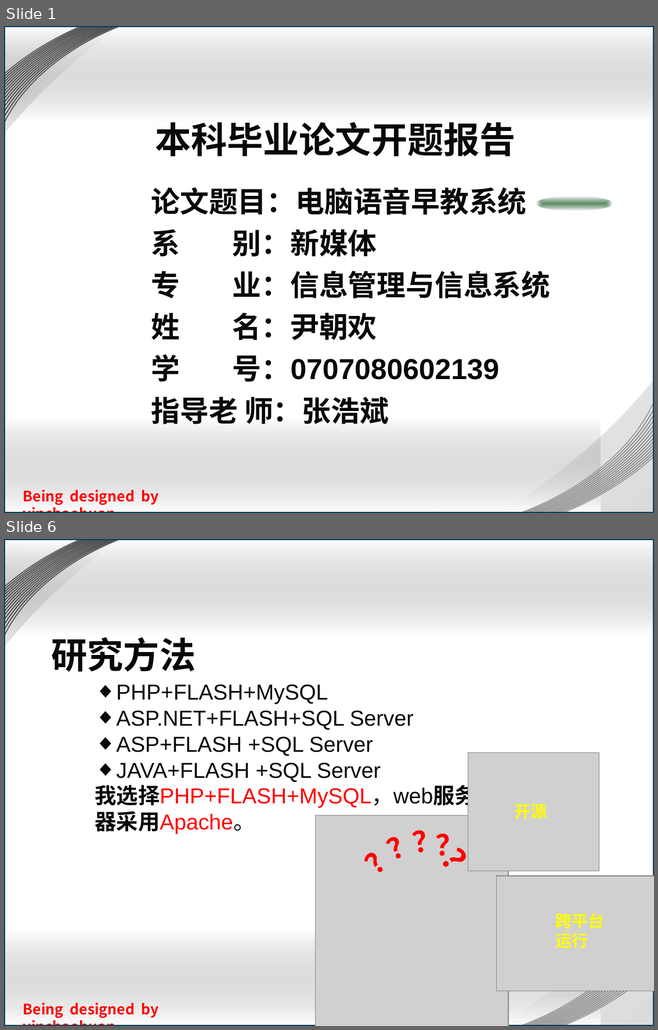
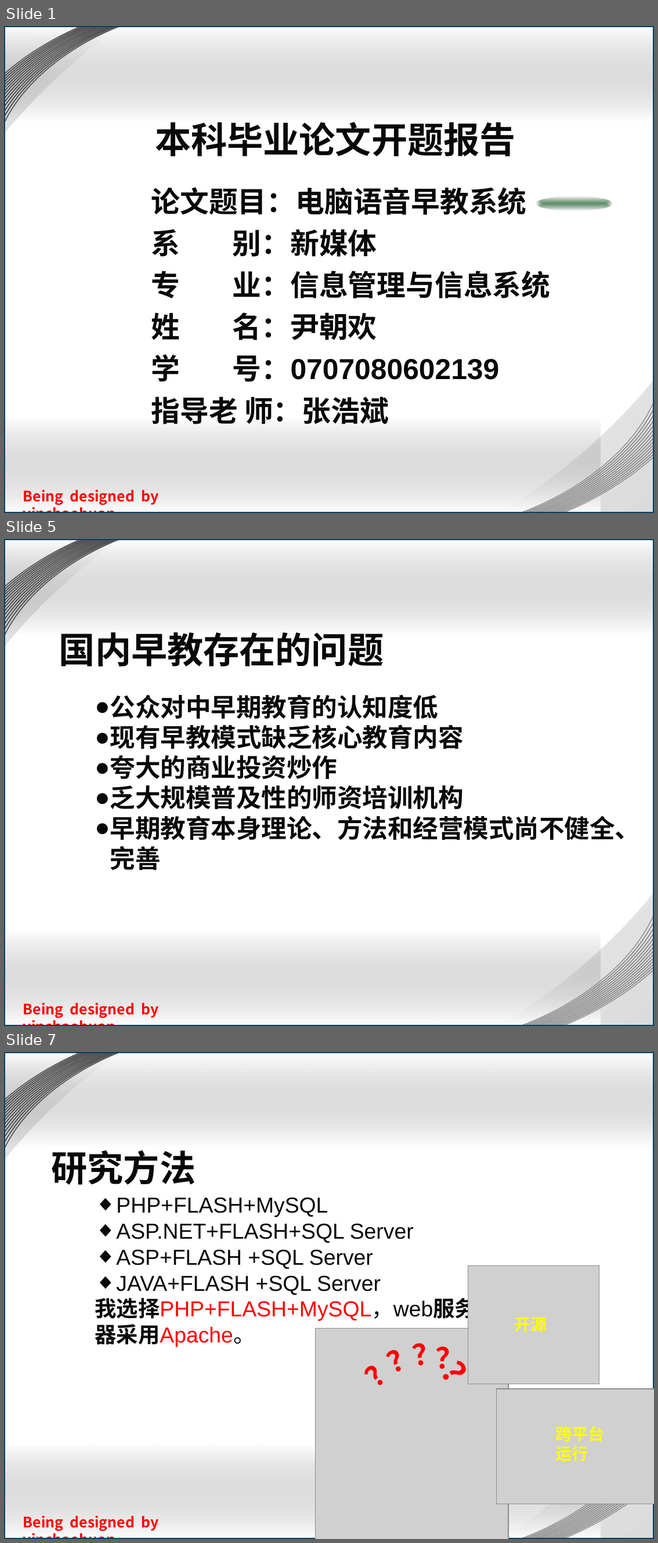
Before and after one commit to zhblue/zjicm2011, a slide deck: VoicePic__SystemDesign/progress/开题报告.ppt. Shown one above the other, each under a label of ours: slides 1 and 6 before the commit, slides 1, 5 and 7 after it; the slides between them are not shown. The pictures are 658x1030 and 658x1543 pixels, drawn with LibreOffice and Linux fonts; fonts in the diff are those of the drawing; grey boxes stand for pictures; background and template pictures are left out. Boxes give left, top, right and bottom in pixels: in the first picture for what was removed or moved away, otherwise in the second. Text is boxed around its words. In the diff, an @@ line names an element or a change of style, - is before the commit and + after.

```diff
--- a/VoicePic__SystemDesign/progress/开题报告.ppt
+++ b/VoicePic__SystemDesign/progress/开题报告.ppt
@@ slide 5 added at box(4, 539, 654, 1026), background picture (left out); not listed: 32 template elements that a slide beside it also shows @@
@@ text added at box(59, 632, 383, 667), 40 pt, text #080808, bold @@
+国内早教存在的问题
@@ text added at box(110, 694, 640, 870), 28 pt, text #080808, bold @@
+● 公众对中早期教育的认知度低
+● 现有早教模式缺乏核心教育内容
+● 夸大的商业投资炒作
+● 乏大规模普及性的师资培训机构
+● 早期教育本身理论、方法和经营模式尚不健全、完善
@@ what was slide 6 is now slide 7 @@
```
Also in this commit, not shown: 3 slides changed, 1 slide removed.
